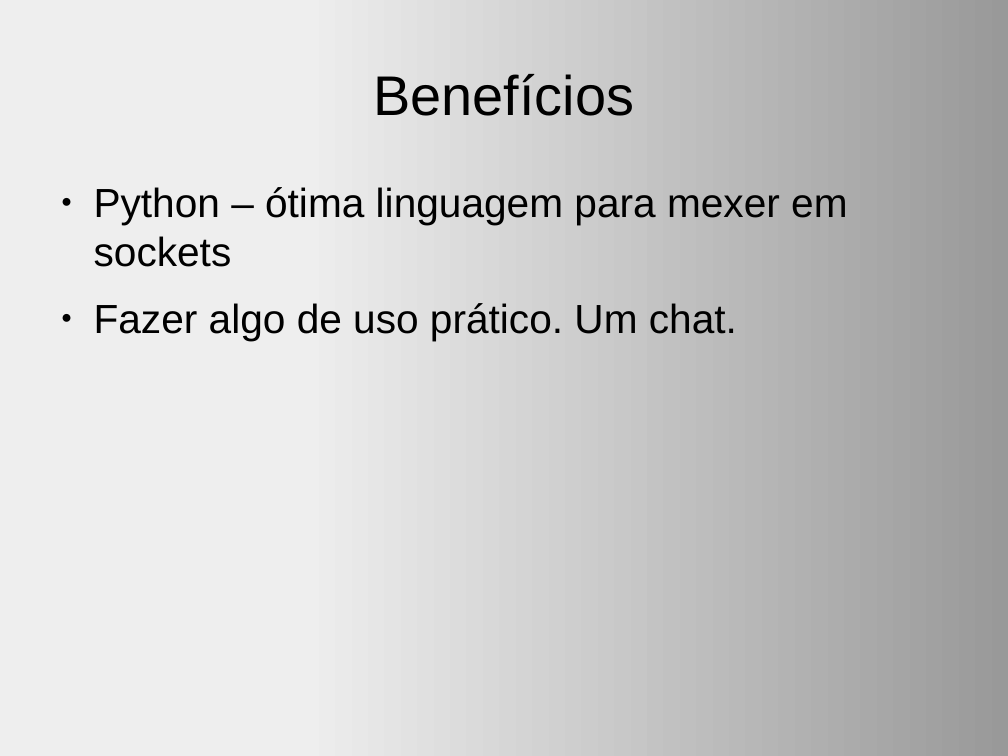
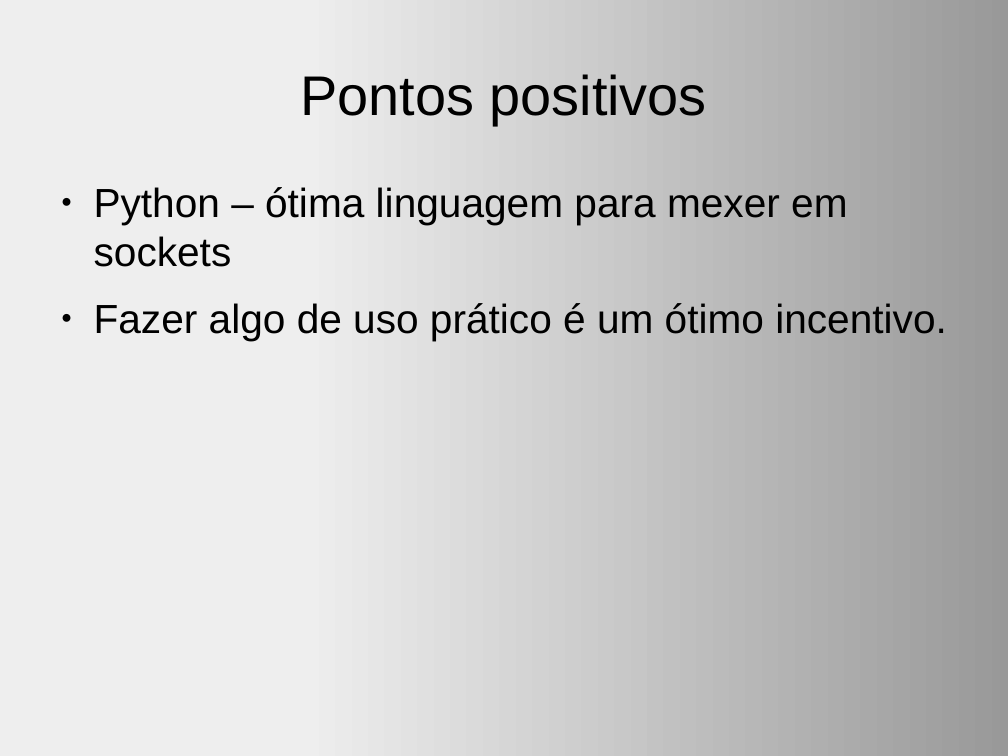
Before and after one commit to rulojuka/listas, a slide deck: slide 11 of mac0448/ep2/slides.odp (slide 7 before the commit). Drawn at 1008x756 pixels with LibreOffice and Linux fonts; fonts in the diff are those of the drawing. Boxes give left, top, right and bottom in pixels: in the first picture for what was removed or moved away, otherwise in the second. Text is boxed around its words. In the diff, an @@ line names an element or a change of style, - is before the commit and + after.

```diff
--- a/mac0448/ep2/slides.odp
+++ b/mac0448/ep2/slides.odp
@@ title at (300,74,707,125): text changed @@
-Benefícios
+Pontos positivos
@@ text at (94,303,947,340): text changed @@
-● Fazer algo de uso prático. Um chat.
+● Fazer algo de uso prático é um ótimo incentivo.
```
Also in this commit, not shown: 1 other slide changed, 4 slides added, 2 other files.
